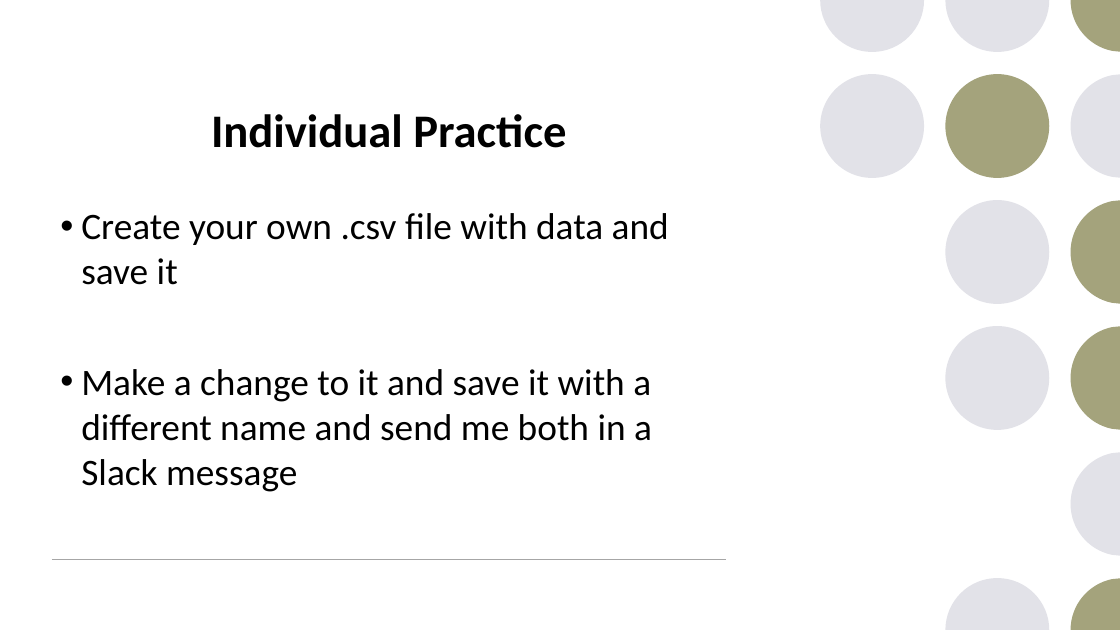
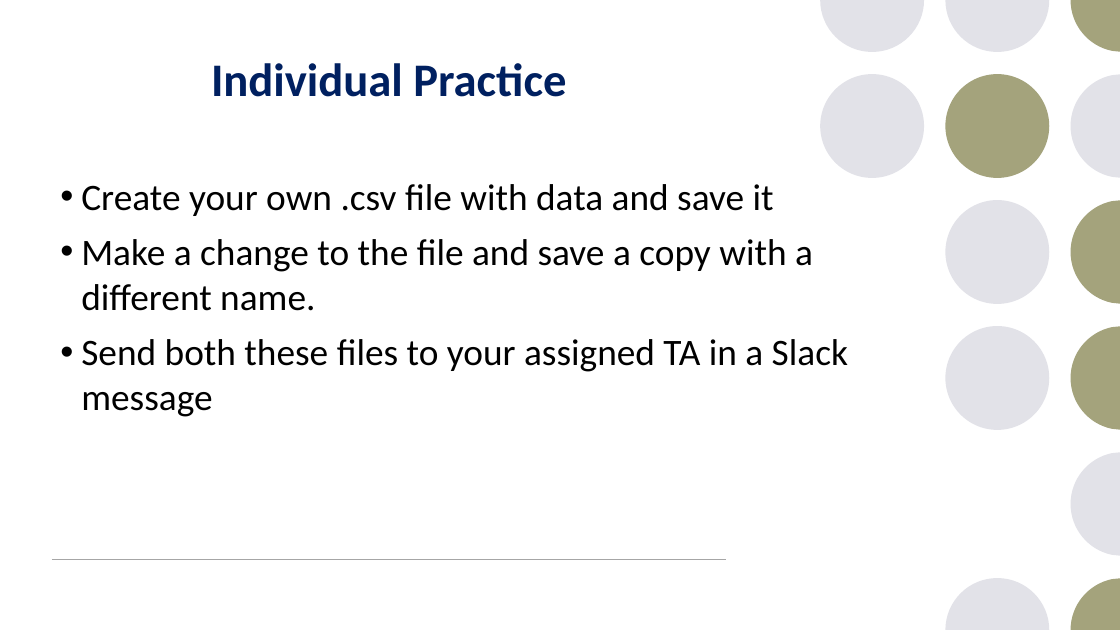
Before and after one commit to JohanBester/PythonResources, a slide deck: slide 64 of DAP_PowerPoints/week6-pandas.pptx (slide 65 before the commit). Drawn at 1120x630 pixels with LibreOffice and Linux fonts; fonts in the diff are those of the drawing. Boxes give left, top, right and bottom in pixels: in the first picture for what was removed or moved away, otherwise in the second. Text is boxed around its words. In the diff, an @@ line names an element or a change of style, - is before the commit and + after.

```diff
--- a/DAP_PowerPoints/week6-pandas.pptx
+++ b/DAP_PowerPoints/week6-pandas.pptx
@@ title "Individual Practice": place and size @@
-title "Individual Practice" at [211, 114, 566, 148]
+title "Individual Practice" at [211, 63, 566, 97]
@@ title "Individual Practice" at [211, 63, 566, 97]: text colour #000000 to #002060 @@
@@ text "Create your own .csv file ...": place and size @@
-text "Create your own .csv file ..." at [81, 213, 669, 492]
+text "Create your own .csv file ..." at [81, 184, 848, 417]
@@ text at [81, 239, 848, 417]: text changed @@
-• Make a change to it and save it with a different name and send me both in a Slack message
+• Make a change to the file and save a copy with a different name.
+• Send both these files to your assigned TA in a Slack message
```
Also in this commit, not shown: 63 other slides changed, 2 slides removed, 17 other files.
